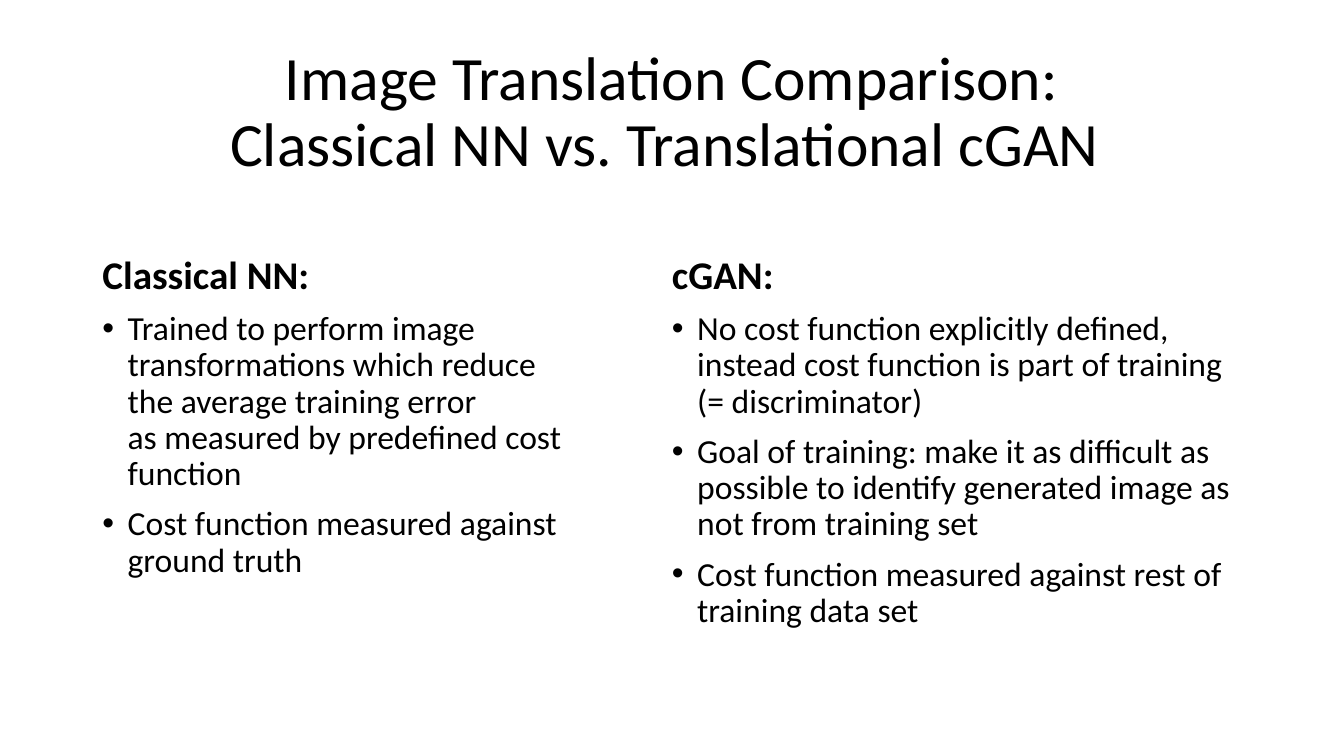
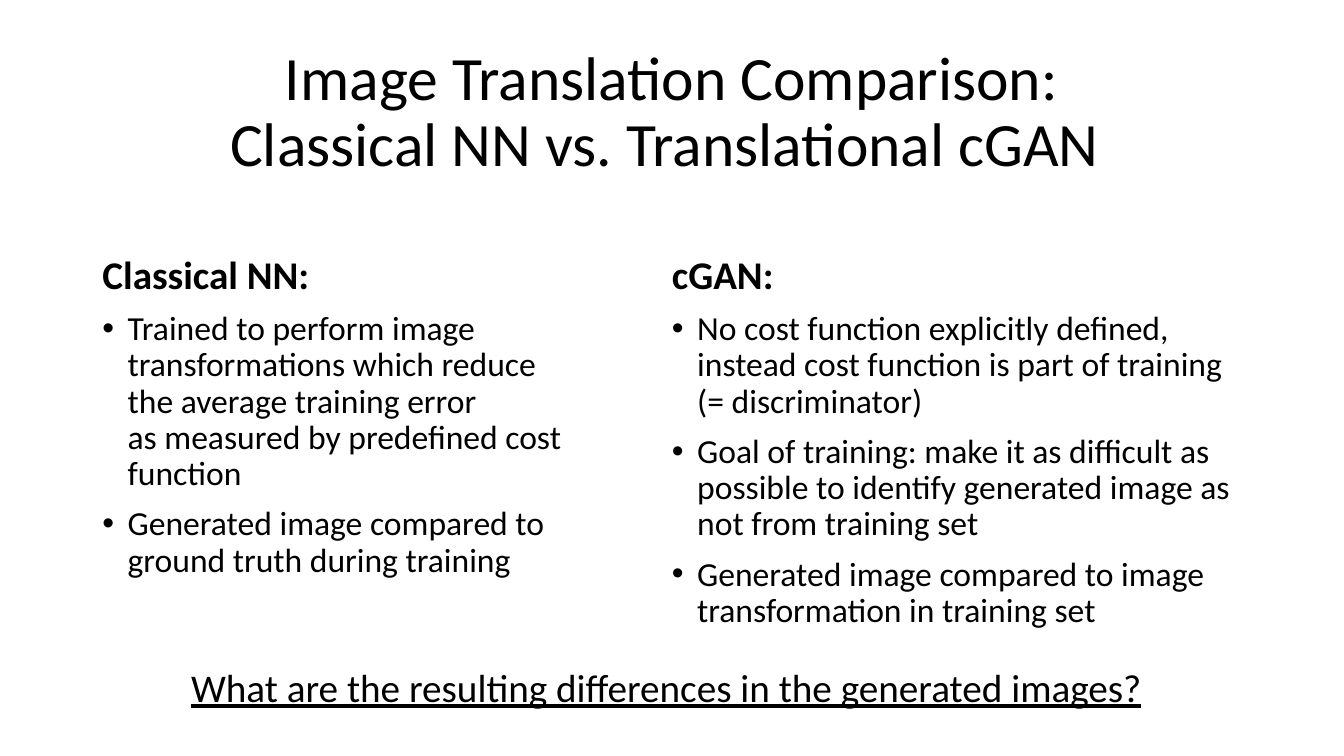
Before and after one commit to mirkokemna/Thesis, a slide deck: slide 7 of cGAN4FluidFlow.pptx (slide 6 before the commit). Drawn at 1344x756 pixels with LibreOffice and Linux fonts; fonts in the diff are those of the drawing. Boxes give left, top, right and bottom in pixels: in the first picture for what was removed or moved away, otherwise in the second. Text is boxed around its words. In the diff, an @@ line names an element or a change of style, - is before the commit and + after.

```diff
--- a/cGAN4FluidFlow.pptx
+++ b/cGAN4FluidFlow.pptx
@@ text at (x1=128, y1=511, x2=544, y2=578): text changed @@
-• Cost function measured against
-  ground truth
+• Generated image compared to
+  ground truth during training
@@ text at (x1=697, y1=562, x2=1204, y2=628): text changed @@
-• Cost function measured against rest of training data set
+• Generated image compared to image transformation in training set
@@ text added at (x1=191, y1=674, x2=1141, y2=709), 28 pt, text #000000, underline @@
+What are the resulting differences in the generated images?
```
Also in this commit, not shown: 6 other slides changed, 1 slide added.
